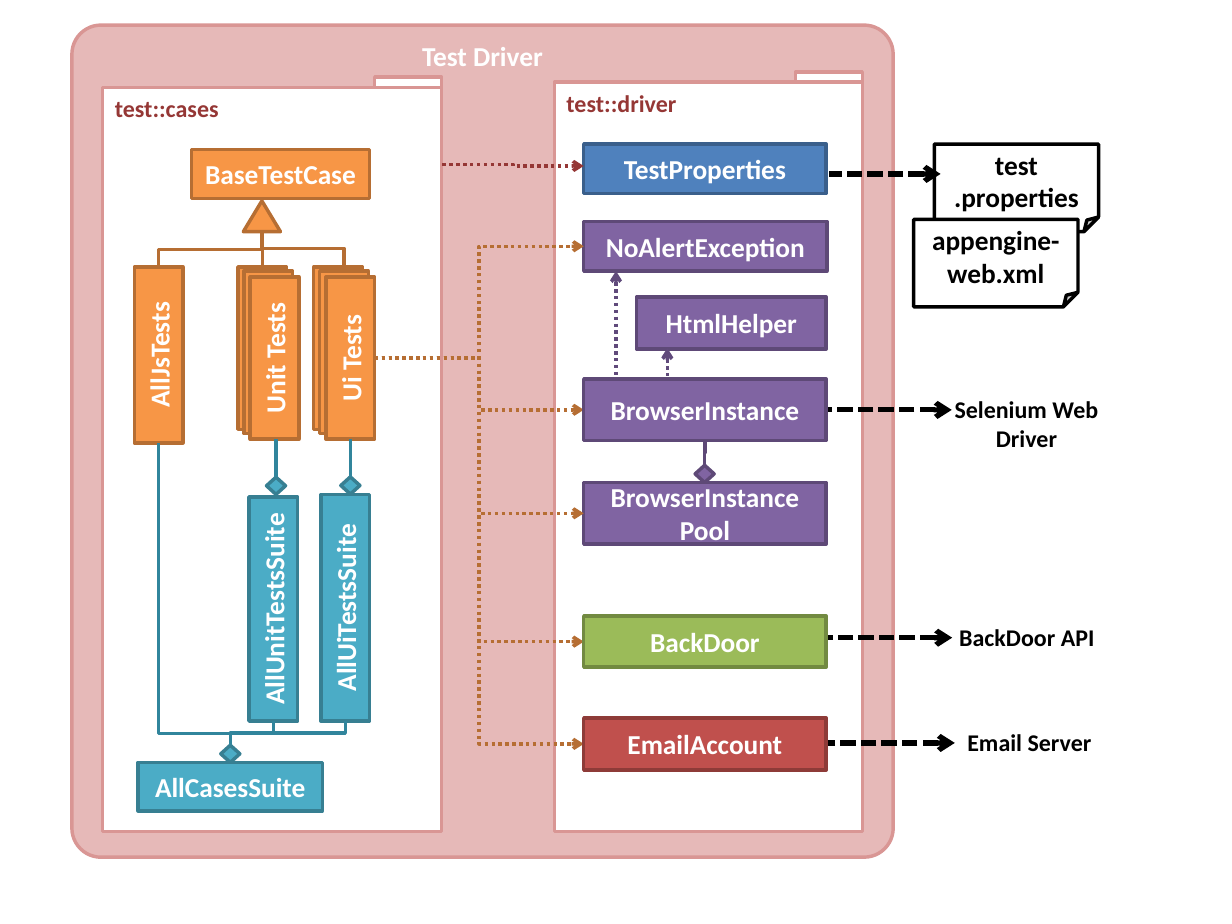
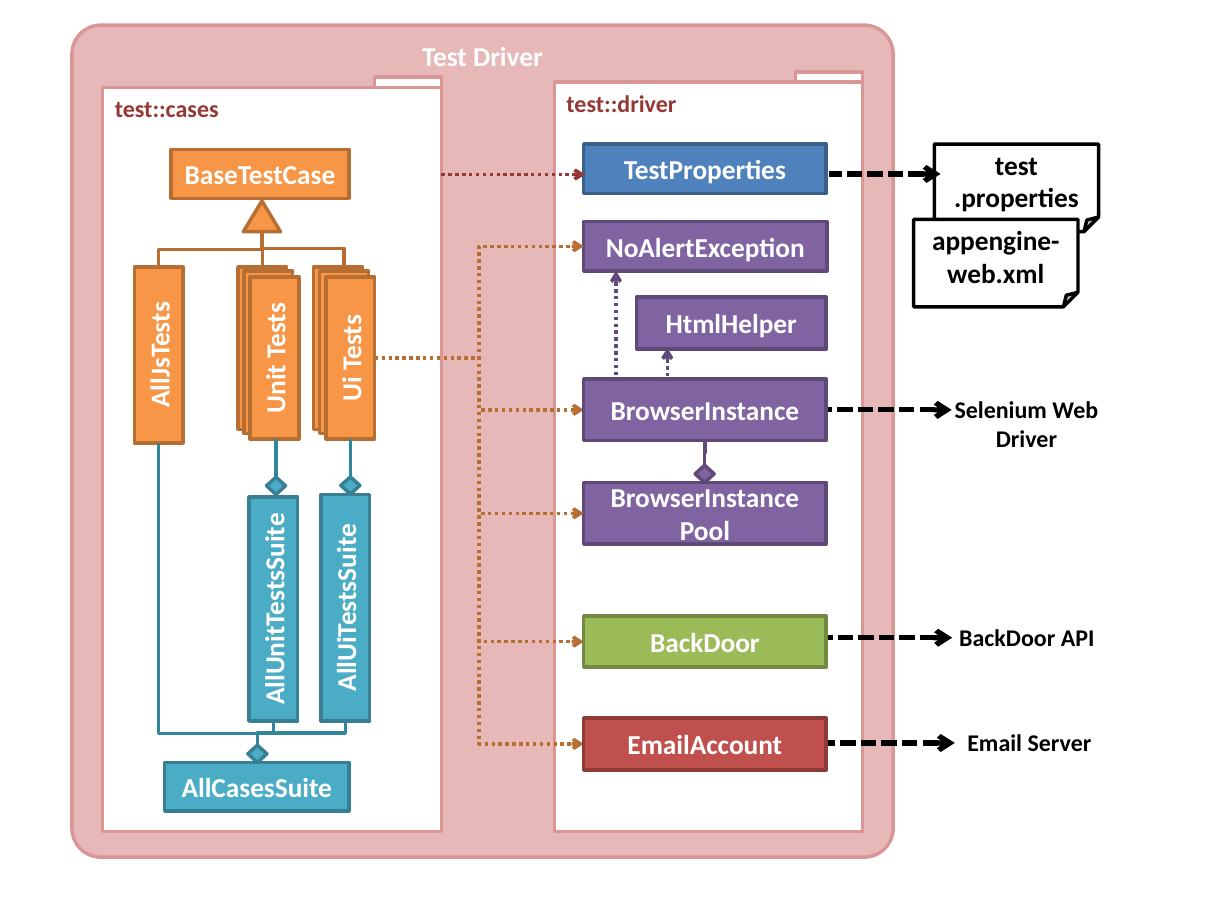
Before and after one commit to TEAMMATES/teammates, a slide deck: slide 1 of doc/diagrams/TestDriverComponent.pptx. Drawn at 1232x924 pixels with LibreOffice and Linux fonts; fonts in the diff are those of the drawing. Boxes give left, top, right and bottom in pixels: in the first picture for what was removed or moved away, otherwise in the second. Text is boxed around its words. In the diff, an @@ line names an element or a change of style, - is before the commit and + after.

```diff
--- a/doc/diagrams/TestDriverComponent.pptx
+++ b/doc/diagrams/TestDriverComponent.pptx
@@ rectangle "BaseTestCase": place and size @@
-rectangle "BaseTestCase" at (191,149,370,198)
+rectangle "BaseTestCase" at (171,149,350,198)
@@ elbow arrow moved from (442, 164) - (584, 166) to (441, 175) - (585, 175) @@
@@ elbow arrow (441, 175) - (585, 175): elbow arrow to arrow @@
@@ elbow line moved from (159, 442) - (230, 745) to (159, 442) - (257, 745) @@
@@ diamond: place and size @@
-diamond at (221,745,239,763)
+diamond at (248,745,266,763)
@@ elbow line moved from (345, 721) - (230, 745) to (345, 721) - (257, 745) @@
@@ elbow line moved from (274, 721) - (230, 745) to (274, 721) - (257, 745) @@
@@ rectangle "AllCasesSuite": place and size @@
-rectangle "AllCasesSuite" at (138,763,323,812)
+rectangle "AllCasesSuite" at (165,763,350,812)
```
Also in this commit, not shown: 11 other files.
